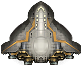
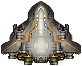
Layers edited between the first and the second 82 × 66 image:
added layer "hardpoint copy" above "hardpoint" over (x1=13, y1=24, x2=25, y2=40)
added layer "hardpoint" above "lines" over (x1=57, y1=24, x2=69, y2=40)
